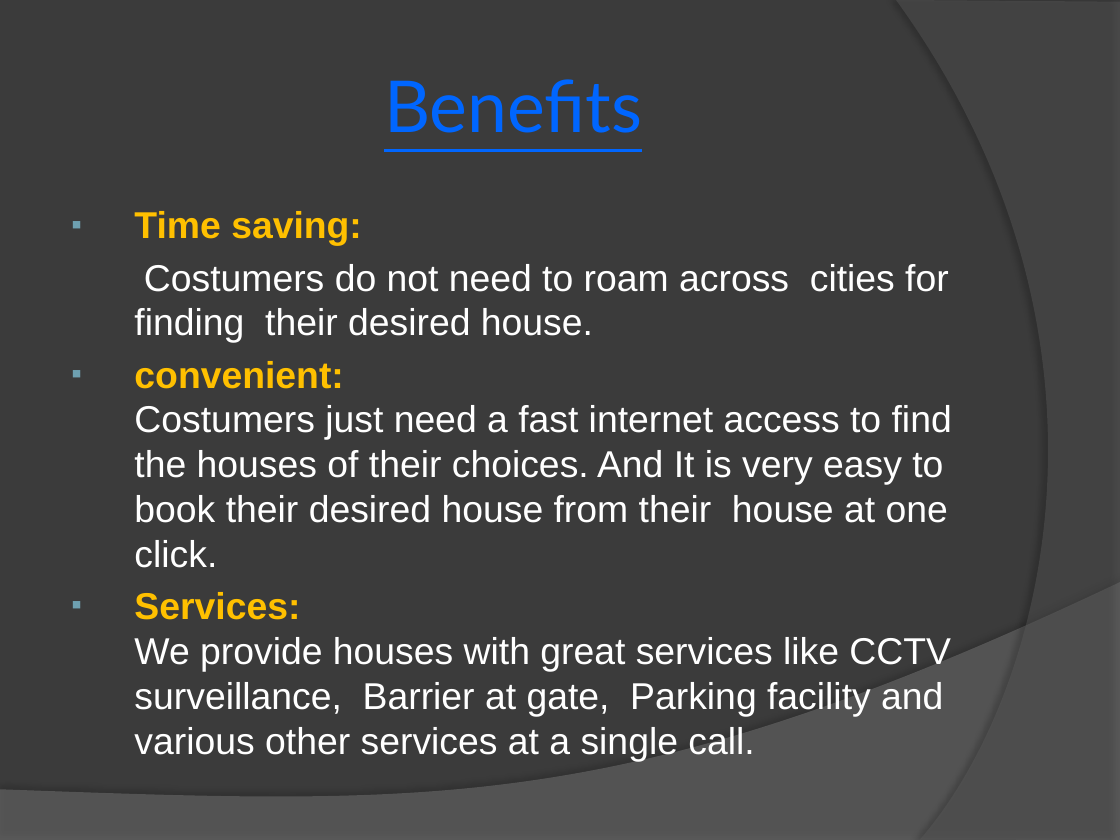
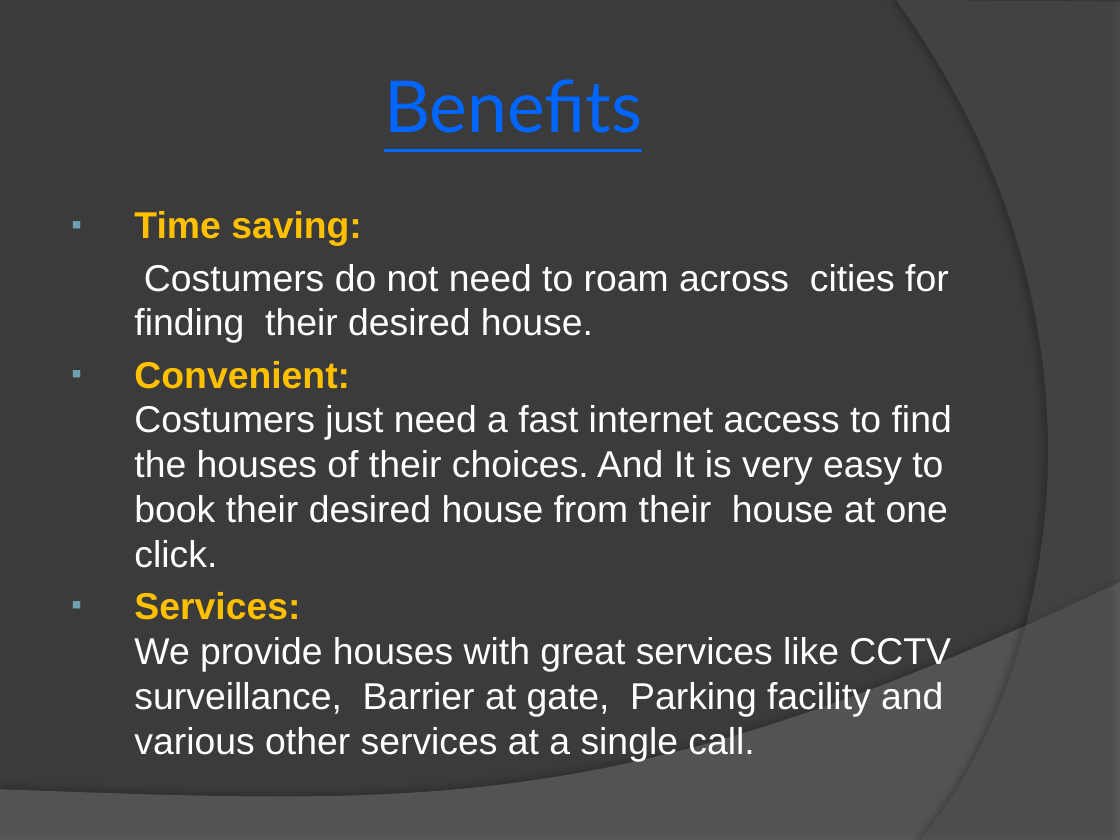
Before and after one commit to madan-mohan123/MiniProject-sem05, a slide deck: slide 5 of presentation/mini-project-presentation.pptx. Drawn at 1120x840 pixels with LibreOffice and Linux fonts; fonts in the diff are those of the drawing. Boxes give left, top, right and bottom in pixels: in the first picture for what was removed or moved away, otherwise in the second. Text is boxed around its words. In the diff, an @@ line names an element or a change of style, - is before the commit and + after.

```diff
--- a/presentation/mini-project-presentation.pptx
+++ b/presentation/mini-project-presentation.pptx
@@ text at box(134, 361, 952, 568): text changed @@
-▪ convenient:
-  Costumers just need a fast internet access to find the houses of their choices. And It is very easy to book their desired house from their house at one click.
+▪ Convenient:
+  Costumers just need a fast internet access to find the houses of their choices. And It is very easy to book their desired house from their house at one click.
```
Also in this commit, not shown: 7 other slides changed.
